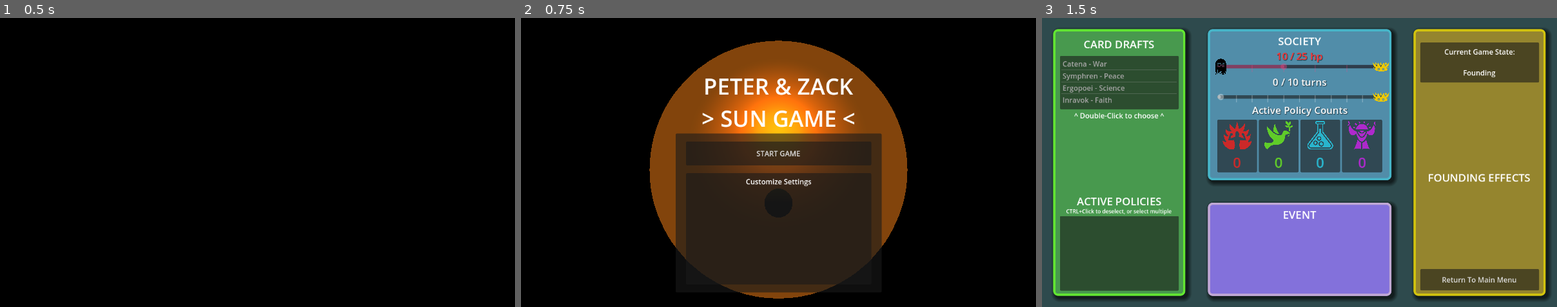
Above: before the commit, frames 1-3 (left to right).
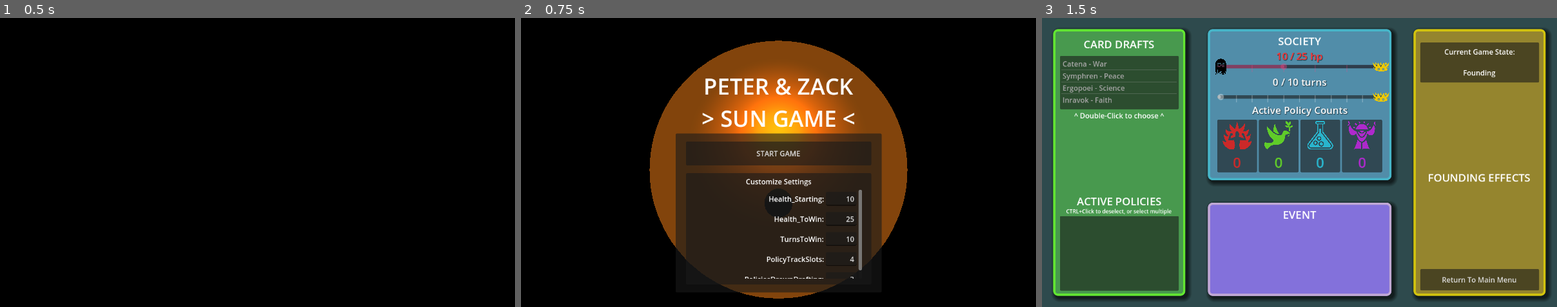
Above: after the commit, the same moments.

Repository: ZacharyJJones/godot_SunGame
Game: Godot game, scene res://scenes/title_screen.tscn
Same seed, same stepped clock (60 frames per second), same inputs: the game is played once before the commit and once after it.
Inputs:
- Up to frame 1 (0.5 s): no input
- Up to frame 2 (0.75 s): tap Enter at 0.5 s
- Up to frame 3 (1.5 s): click "START GAME" at 1.25 s

Frame 1 is identical in both runs. In frame 2, 0.8% of the frame differs, in the area x 43-67%, y 59-91%; in frame 3, nothing differs.
Error before the commit: Invalid access to property or key '0' on a base object of type 'StringName'. (res://scenes/title_screen.gd:13)

Commit message:
collab for new ui to accomodate new events

Diff:
--- /dev/null
+++ b/main_gameplay.tscn
@@ -0,0 +1,305 @@
+[gd_scene load_steps=6 format=3 uid="uid://bkeu37ytymewe"]
+
+[ext_resource type="Texture2D" uid="uid://ba0ywtrb0fu88" path="res://icons/game_icons_net/tombstone.png" id="1_kji1v"]
+[ext_resource type="Texture2D" uid="uid://b8osqo4hd4ech" path="res://icons/game_icons_net/mighty-force.png" id="2_0xlv4"]
+[ext_resource type="Texture2D" uid="uid://p75baksldtnv" path="res://icons/game_icons_net/crown.png" id="2_ix1bw"]
+[ext_resource type="Texture2D" uid="uid://d0gkgtfalfcnn" path="res://icons/game_icons_net/sun-priest.png" id="3_ix1bw"]
+
+[sub_resource type="LabelSettings" id="LabelSettings_ix1bw"]
+font_size = 11
+
+[node name="main_gameplay" type="Control"]
+layout_mode = 3
+anchors_preset = 15
+anchor_right = 1.0
+anchor_bottom = 1.0
+grow_horizontal = 2
+grow_vertical = 2
+
+[node name="Panel" type="Panel" parent="."]
+layout_mode = 1
+anchors_preset = -1
+anchor_right = 1.0
+anchor_bottom = 0.1
+
+[node name="HealthBar" type="HSlider" parent="Panel"]
+self_modulate = Color(0.988235, 0.266667, 0.521569, 1)
+layout_mode = 1
+anchors_preset = -1
+anchor_bottom = 1.0
+offset_left = 17.0
+offset_top = 12.0
+offset_right = 243.0
+offset_bottom = -11.8
+max_value = 25.0
+value = 10.0
+editable = false
+scrollable = false
+tick_count = 6
+
+[node name="LoseIcon" type="TextureRect" parent="Panel/HealthBar"]
+self_modulate = Color(0, 0, 0, 1)
+layout_mode = 1
+anchors_preset = -1
+anchor_top = 0.5
+anchor_right = 0.005
+anchor_bottom = 0.5
+offset_left = -12.14
+offset_top = -19.7
+offset_right = 26.0114
+offset_bottom = 20.3
+grow_vertical = 2
+texture = ExtResource("1_kji1v")
+expand_mode = 3
+
+[node name="WinIcon" type="TextureRect" parent="Panel/HealthBar"]
+self_modulate = Color(0.921569, 0.780392, 0, 1)
+layout_mode = 1
+anchors_preset = 6
+anchor_left = 1.0
+anchor_top = 0.5
+anchor_right = 1.0
+anchor_bottom = 0.5
+offset_left = -23.86
+offset_top = -20.7
+offset_right = 16.14
+offset_bottom = 19.3
+grow_horizontal = 0
+grow_vertical = 2
+texture = ExtResource("2_ix1bw")
+expand_mode = 3
+
+[node name="TurnsBar" type="HSlider" parent="Panel"]
+layout_mode = 1
+anchors_preset = -1
+anchor_left = 1.0
+anchor_right = 1.0
+anchor_bottom = 1.0
+offset_left = -209.0
+offset_top = 24.0
+offset_right = -26.0
+offset_bottom = -24.8
+max_value = 25.0
+value = 10.0
+editable = false
+scrollable = false
+tick_count = 11
+
+[node name="WinIcon" type="TextureRect" parent="Panel/TurnsBar"]
+self_modulate = Color(0.921569, 0.780392, 0, 1)
+layout_mode = 1
+anchors_preset = 6
+anchor_left = 1.0
+anchor_top = 0.5
+anchor_right = 1.0
+anchor_bottom = 0.5
+offset_left = -23.86
+offset_top = -20.7
+offset_right = 16.14
+offset_bottom = 19.3
+grow_horizontal = 0
+grow_vertical = 2
+texture = ExtResource("2_ix1bw")
+expand_mode = 3
+
+[node name="TextureRect" type="TextureRect" parent="Panel"]
+layout_mode = 1
+anchors_preset = 5
+anchor_left = 0.5
+anchor_right = 0.5
+offset_left = -20.0
+offset_right = 20.0
+offset_bottom = 59.0
+grow_horizontal = 2
+texture = ExtResource("3_ix1bw")
+expand_mode = 2
+
+[node name="Panel2" type="Panel" parent="."]
+visible = false
+modulate = Color(1, 1, 1, 0)
+layout_mode = 1
+anchors_preset = -1
+anchor_top = 0.1
+anchor_right = 1.0
+anchor_bottom = 0.7
+
+[node name="Panel4" type="Panel" parent="."]
+modulate = Color(1, 1, 1, 0)
+layout_mode = 1
+anchors_preset = -1
+anchor_top = 0.1
+anchor_right = 1.0
+anchor_bottom = 0.7
+
+[node name="Panel3" type="Panel" parent="."]
+layout_mode = 1
+anchors_preset = -1
+anchor_top = 0.7
+anchor_right = 1.0
+anchor_bottom = 1.0
+
+[node name="Panel2" type="Panel" parent="Panel3"]
+layout_mode = 0
+offset_left = 18.0
+offset_top = 18.4
+offset_right = 183.0
+offset_bottom = 173.4
+
+[node name="TextureRect" type="TextureRect" parent="Panel3/Panel2"]
+layout_mode = 1
+anchors_preset = 15
+anchor_right = 1.0
+anchor_bottom = 1.0
+offset_left = -2.0
+offset_top = -2.0
+offset_right = -2.0
+offset_bottom = -2.0
+grow_horizontal = 2
+grow_vertical = 2
+texture = ExtResource("1_kji1v")
+expand_mode = 1
+
+[node name="Panel" type="Panel" parent="Panel3"]
+layout_mode = 0
+offset_left = 217.0
+offset_top = 14.4
+offset_right = 382.0
+offset_bottom = 169.4
+
+[node name="TextureRect" type="TextureRect" parent="Panel3/Panel"]
+layout_mode = 1
+anchors_preset = -1
+anchor_right = 0.339
+offset_left = 56.0
+offset_top = 8.39999
+offset_right = 55.998
+offset_bottom = 48.4
+texture = ExtResource("2_0xlv4")
+expand_mode = 2
+
+[node name="Label" type="Label" parent="Panel3/Panel"]
+layout_mode = 0
+offset_left = 56.0
+offset_top = 51.4
+offset_right = 103.0
+offset_bottom = 74.4
+text = "Name"
+
+[node name="Label2" type="Label" parent="Panel3/Panel"]
+layout_mode = 0
+offset_left = 14.0
+offset_top = 70.4
+offset_right = 103.0
+offset_bottom = 145.4
+text = "Description
+Description
+Description"
+
+[node name="Panel3" type="Panel" parent="Panel3"]
+layout_mode = 0
+offset_left = 421.0
+offset_top = 15.4
+offset_right = 586.0
+offset_bottom = 170.4
+
+[node name="TextureRect" type="TextureRect" parent="Panel3/Panel3"]
+layout_mode = 1
+anchors_preset = -1
+anchor_right = 0.339
+offset_left = 56.0
+offset_top = 8.39999
+offset_right = 55.998
+offset_bottom = 48.4
+texture = ExtResource("2_0xlv4")
+expand_mode = 2
+
+[node name="Label" type="Label" parent="Panel3/Panel3"]
+layout_mode = 0
+offset_left = 56.0
+offset_top = 51.4
+offset_right = 103.0
+offset_bottom = 74.4
+text = "Name"
+
+[node name="Label2" type="Label" parent="Panel3/Panel3"]
+layout_mode = 0
+offset_left = 13.0
+offset_top = 74.0
+offset_right = 157.0
+offset_bottom = 149.0
+text = "One look is all it takes to know that the world outside is greater than we can ever imagine"
+label_settings = SubResource("LabelSettings_ix1bw")
+horizontal_alignment = 1
+autowrap_mode = 2
+
+[node name="Panel4" type="Panel" parent="Panel3"]
+layout_mode = 0
+offset_left = 622.0
+offset_top = 18.4
+offset_right = 787.0
+offset_bottom = 173.4
+
+[node name="TextureRect" type="TextureRect" parent="Panel3/Panel4"]
+layout_mode = 1
+anchors_preset = -1
+anchor_right = 0.339
+offset_left = 56.0
+offset_top = 8.39999
+offset_right = 55.998
+offset_bottom = 48.4
+texture = ExtResource("2_0xlv4")
+expand_mode = 2
+
+[node name="Label" type="Label" parent="Panel3/Panel4"]
+layout_mode = 0
+offset_left = 56.0
+offset_top = 51.4
+offset_right = 103.0
+offset_bottom = 74.4
+text = "Name"
+
+[node name="Label2" type="Label" parent="Panel3/Panel4"]
+layout_mode = 0
+offset_left = 14.0
+offset_top = 70.4
+offset_right = 103.0
+offset_bottom = 145.4
+text = "Description
+Description
+Description"
+
+[node name="Panel5" type="Panel" parent="Panel3"]
+layout_mode = 0
+offset_left = 838.0
+offset_top = 18.4
+offset_right = 1003.0
+offset_bottom = 173.4
+
+[node name="TextureRect" type="TextureRect" parent="Panel3/Panel5"]
+layout_mode = 1
+anchors_preset = -1
+anchor_right = 0.339
+offset_left = 56.0
+offset_top = 8.39999
+offset_right = 55.998
+offset_bottom = 48.4
+texture = ExtResource("2_0xlv4")
+expand_mode = 2
+
+[node name="Label" type="Label" parent="Panel3/Panel5"]
+layout_mode = 0
+offset_left = 56.0
+offset_top = 51.4
+offset_right = 103.0
+offset_bottom = 74.4
+text = "Name"
+
+[node name="Label2" type="Label" parent="Panel3/Panel5"]
+layout_mode = 0
+offset_left = 14.0
+offset_top = 70.4
+offset_right = 103.0
+offset_bottom = 145.4
+text = "Description
+Description
+Description"
--- a/project.godot
+++ b/project.godot
@@ -12,7 +12,7 @@
 
 config/name="Petack_SunGame"
 run/main_scene="res://scenes/title_screen.tscn"
-config/features=PackedStringArray("4.2", "GL Compatibility")
+config/features=PackedStringArray("4.4", "GL Compatibility")
 config/icon="res://icons/icon.svg"
 
 [autoload]
--- a/scenes/basic_gameplay.tscn
+++ b/scenes/basic_gameplay.tscn
@@ -67,8 +67,8 @@
 
 [sub_resource type="AnimationLibrary" id="AnimationLibrary_3h83p"]
 _data = {
-"MoveOnLoad": SubResource("Animation_pxyfr"),
-"RESET": SubResource("Animation_k7sbj")
+&"MoveOnLoad": SubResource("Animation_pxyfr"),
+&"RESET": SubResource("Animation_k7sbj")
 }
 
 [sub_resource type="StyleBoxFlat" id="StyleBoxFlat_hlh68"]
@@ -163,7 +163,7 @@
 
 [node name="AnimationPlayer" type="AnimationPlayer" parent="Camera3D"]
 libraries = {
-"": SubResource("AnimationLibrary_3h83p")
+&"": SubResource("AnimationLibrary_3h83p")
 }
 autoplay = "MoveOnLoad"
 
@@ -286,6 +286,9 @@
 offset_bottom = -25.0
 grow_horizontal = 0
 grow_vertical = 2
+tooltip_text = "tooltip?
+Multiline tooltoip?
+My goodness"
 theme_override_styles/panel = SubResource("StyleBoxFlat_drftf")
 
 [node name="SocietyTitle" type="Label" parent="GameplayUI/SocietyInfo"]
--- a/scenes/title_screen.gd
+++ b/scenes/title_screen.gd
@@ -10,7 +10,7 @@
 # Called when the node enters the scene tree for the first time.
 func _ready():
 	rules_dict = inst_to_dict(GameRules.new())
-	var keys = rules_dict.keys().filter(func(k): return k[0] != "@")
+	var keys = rules_dict.keys().filter(func(k): return !k.begins_with("@"))
 	for i in range(keys.size()):
 
 		var prefab = rules_setting_prefab.instantiate()
--- a/scenes/title_screen.tscn
+++ b/scenes/title_screen.tscn
@@ -89,8 +89,8 @@
 
 [sub_resource type="AnimationLibrary" id="AnimationLibrary_jacnd"]
 _data = {
-"MoveCamOnLoad": SubResource("Animation_8lo7m"),
-"RESET": SubResource("Animation_0dufl")
+&"MoveCamOnLoad": SubResource("Animation_8lo7m"),
+&"RESET": SubResource("Animation_0dufl")
 }
 
 [sub_resource type="StandardMaterial3D" id="StandardMaterial3D_8p3rp"]
@@ -118,7 +118,7 @@
 
 [node name="AnimationPlayer" type="AnimationPlayer" parent="Camera"]
 libraries = {
-"": SubResource("AnimationLibrary_jacnd")
+&"": SubResource("AnimationLibrary_jacnd")
 }
 autoplay = "MoveCamOnLoad"
 
Not shown, added: code/Game.gd.uid
Not shown, added: code/GameContent.gd.uid
Not shown, added: code/GameEvent.gd.uid
Not shown, added: code/GameRules.gd.uid
Not shown, added: code/Policy.gd.uid
Not shown, added: code/etc/Enum.gd.uid
Not shown, added: code/etc/Utils.gd.uid
Not shown, added: code/founding/FoundingEffectsBase.gd.uid
Not shown, added: code/founding/FoundingEffects_Faith.gd.uid
Not shown, added: code/founding/FoundingEffects_Peace.gd.uid
Not shown, added: code/founding/FoundingEffects_Science.gd.uid
Not shown, added: code/founding/FoundingEffects_War.gd.uid
(and 9 more such lines)
